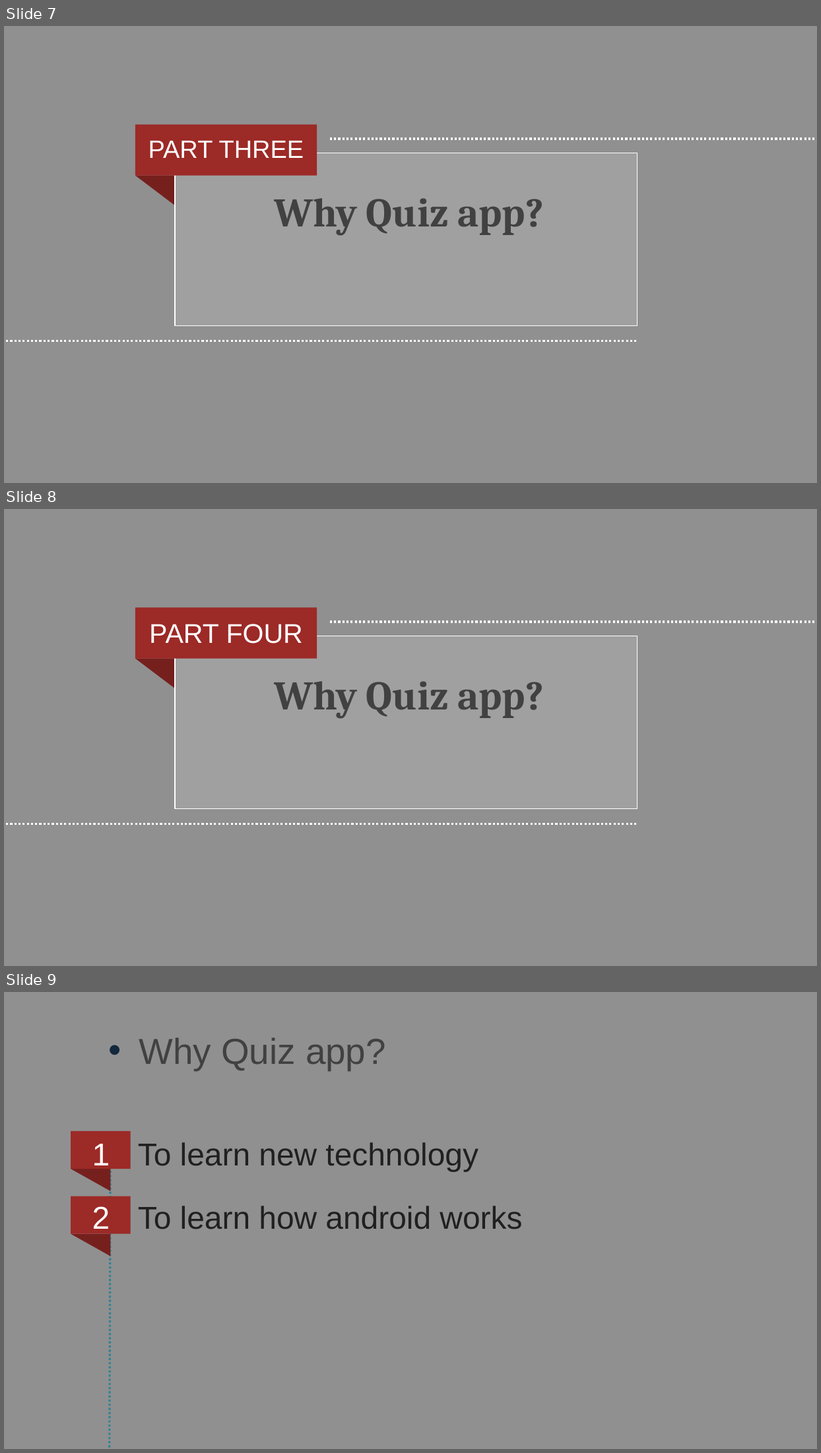
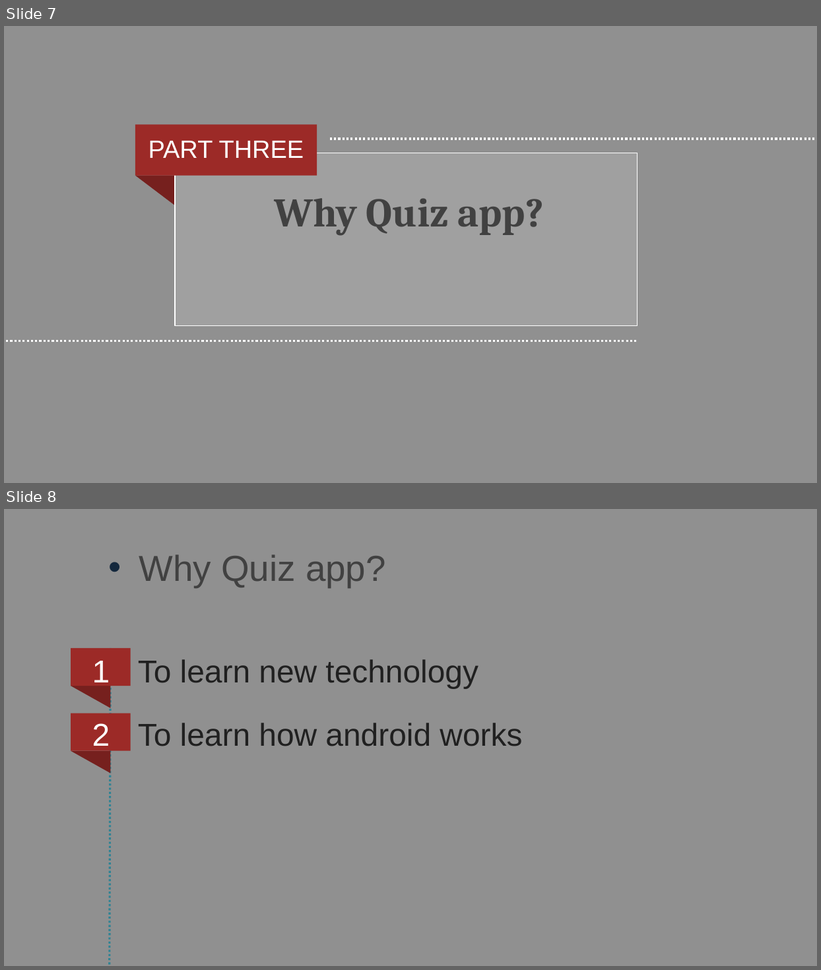
Before and after one commit to gkalidas/project_quiz_app, a slide deck: quizapp.pptx. Shown one above the other, each under a label of ours: slides 7, 8 and 9 before the commit, slides 7 and 8 after it. The pictures are 821x1453 and 821x970 pixels, drawn with LibreOffice and Linux fonts; fonts in the diff are those of the drawing. Boxes give left, top, right and bottom in pixels: in the first picture for what was removed or moved away, otherwise in the second. Text is boxed around its words. In the diff, an @@ line names an element or a change of style, - is before the commit and + after.

Commit message:
deleted part four, changed part four to how?

```diff
--- a/quizapp.pptx
+++ b/quizapp.pptx
@@ slide 8 removed at (4, 509, 817, 966), background #414141 at 58% opacity; not listed: 5 template elements that a slide beside it also shows @@
@@ text removed at (149, 624, 303, 644) @@
-PART FOUR
@@ text removed at (274, 681, 544, 719) @@
-Why Quiz app?
@@ what was slide 9 is now slide 8 @@
```
Also in this commit, not shown: 1 slide changed.
